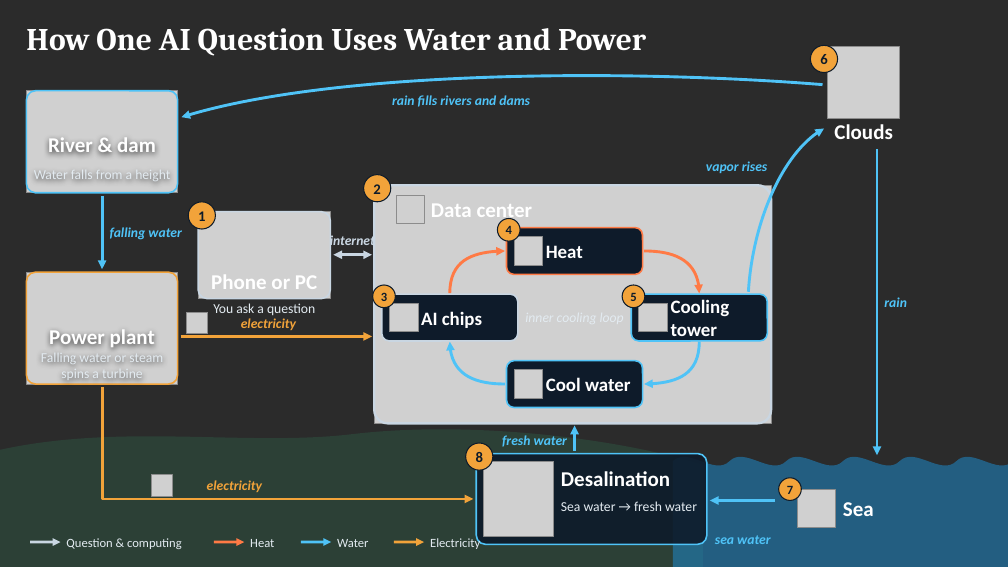
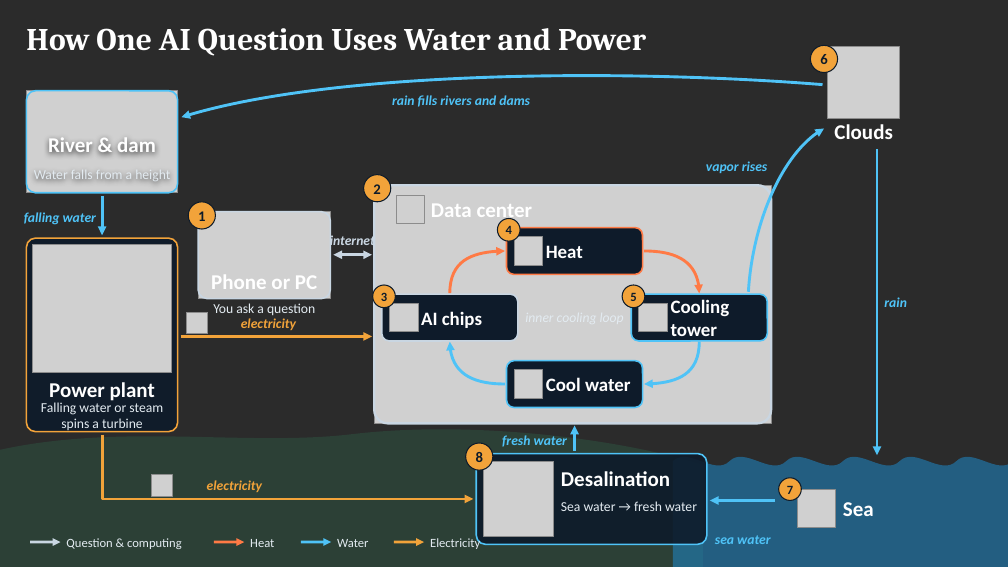
Before and after one commit to dekelelely/dekel12, a slide deck: slide 1 of ai-diagram-slide.pptx. Drawn at 1008x567 pixels with LibreOffice and Linux fonts; fonts in the diff are those of the drawing; grey boxes stand for pictures; background and template pictures are left out; a plain dark background stands for a picture behind light text. Boxes give left, top, right and bottom in pixels: in the first picture for what was removed or moved away, otherwise in the second. Text is boxed around its words. In the diff, an @@ line names an element or a change of style, - is before the commit and + after.

```diff
--- a/ai-diagram-slide.pptx
+++ b/ai-diagram-slide.pptx
@@ text "falling water": place and size @@
-text "falling water" at [110, 227, 181, 240]
+text "falling water" at [24, 212, 96, 225]
@@ text "falling water" at [24, 212, 96, 225]: alignment left to right @@
@@ freeform shape: place and size @@
-freeform shape at [102, 196, 104, 269]
+freeform shape at [102, 196, 104, 235]
@@ rounded rectangle: place and size @@
-rounded rectangle at [26, 272, 178, 384]
+rounded rectangle at [26, 238, 178, 432]
@@ rounded rectangle at [26, 238, 178, 432]: fill none to #0E1B2A at 90% opacity; proportions changed @@
@@ picture: place and size @@
-picture at [26, 272, 178, 384]
+picture at [33, 244, 172, 373]
@@ text "Power plant" rewrapped from [49, 329, 155, 347] to [49, 382, 155, 404] @@
@@ text "Falling water or steam spins ..." rewrapped from [41, 356, 163, 378] to [41, 402, 163, 433] @@
@@ freeform shape: place and size @@
-freeform shape at [102, 387, 473, 499]
+freeform shape at [102, 435, 473, 499]
```
